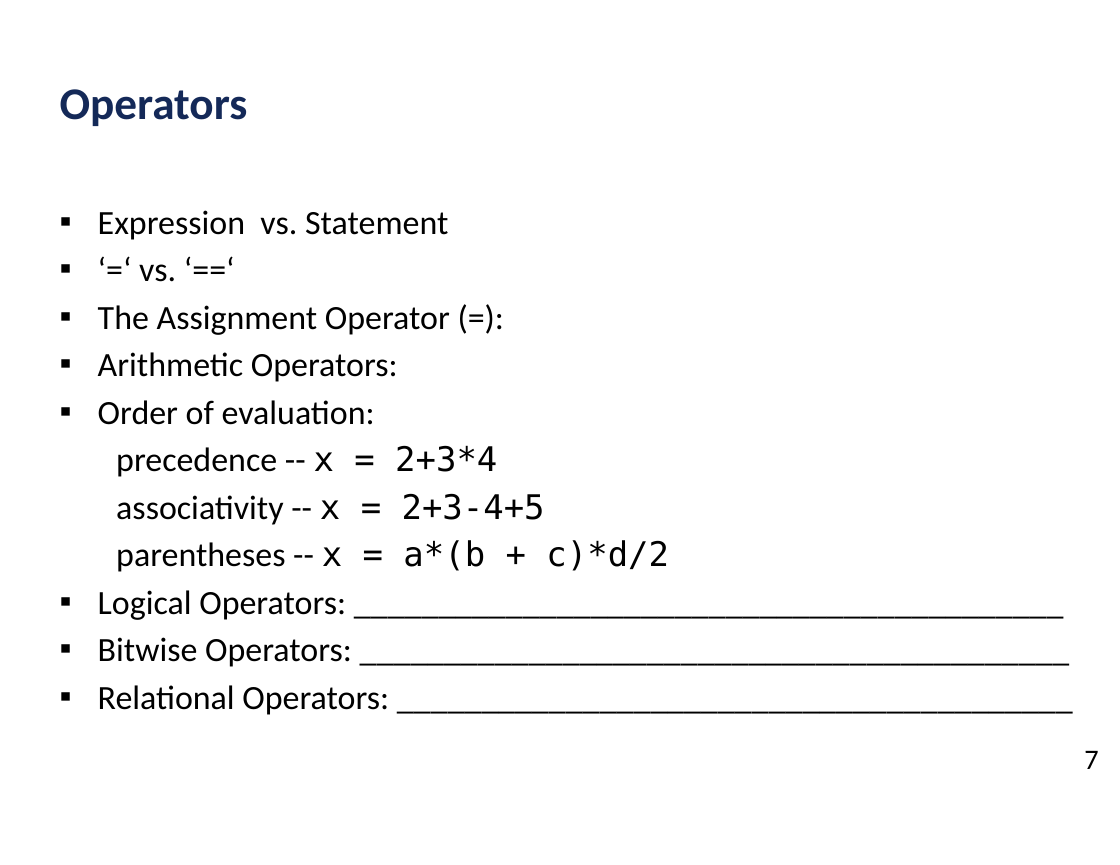
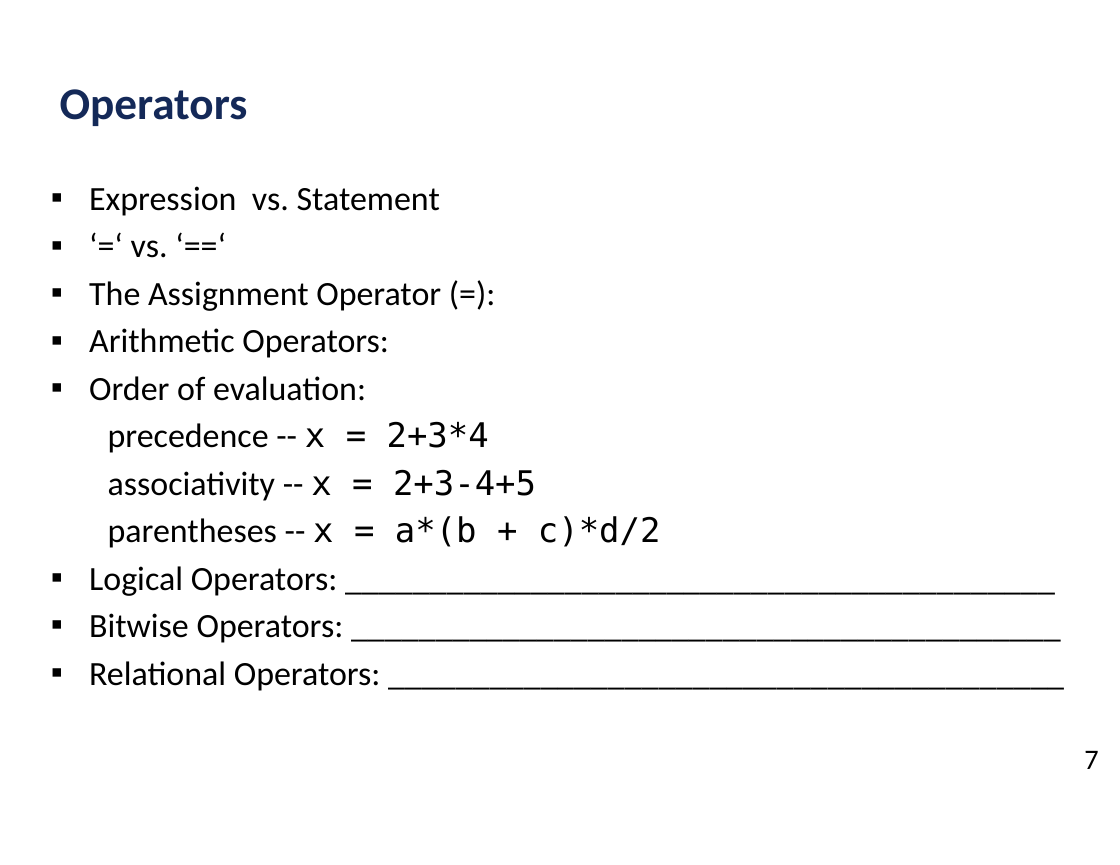
Before and after one commit to ubhowmik/ECE220_Fall2019, a slide deck: slide 8 of Lecture#7/Lecture_7_handout.pptx (slide 7 before the commit). Drawn at 1120x865 pixels with LibreOffice and Linux fonts; fonts in the diff are those of the drawing; background and template pictures are left out. Boxes give left, top, right and bottom in pixels: in the first picture for what was removed or moved away, otherwise in the second. Text is boxed around its words. In the diff, an @@ line names an element or a change of style, - is before the commit and + after.

```diff
--- a/Lecture#7/Lecture_7_handout.pptx
+++ b/Lecture#7/Lecture_7_handout.pptx
@@ text "Expression vs. Statement" moved from (x1=98, y1=210, x2=669, y2=715) to (x1=89, y1=186, x2=661, y2=691) @@
```
Also in this commit, not shown: 2 other slides changed, 2 slides added, 1 other file.
